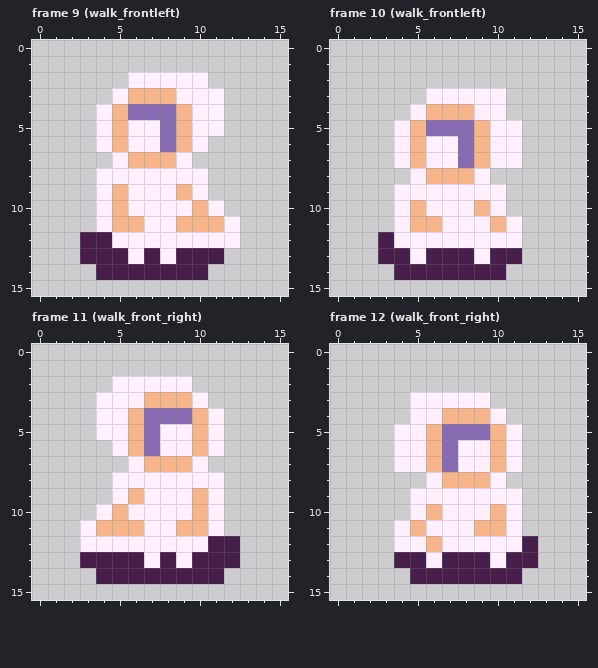
A pixel-art file gets an edit: Assets/Character_animloop.ase. The picture above is the old version.
16x16 pixels, 16 frames. Shown: frame 9 (walk_frontleft), frame 10 (walk_frontleft), frame 11 (walk_front_right), frame 12 (walk_front_right). The commit also changed other frames, which this record leaves out.
After the commit:
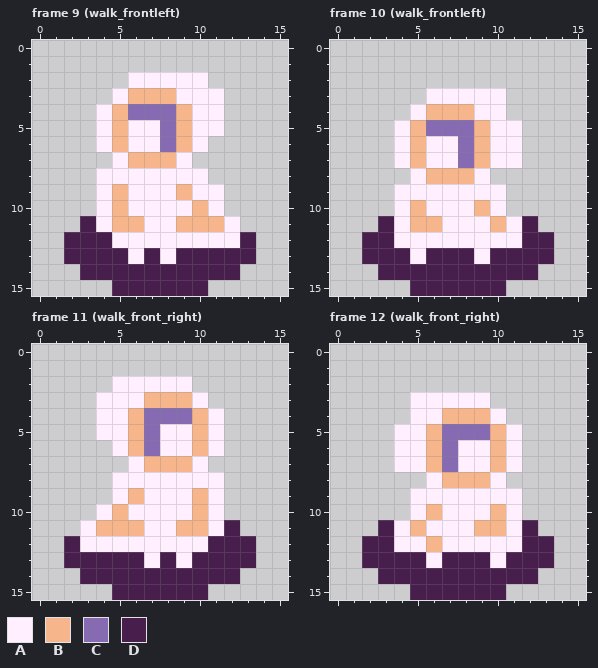
Palette (. is transparent): A #ffefff  B #f7b58c  C #876bb2  D #471e4c
Difference:
--- frame 9 (walk_frontleft)
@@ x 0..15 @@
  8 ....AAAAAAA.....
- 9 ....ABAAABA.....
+ 9 ....ABAAABAA....
 10 ....ABAAAABA....
-11 ....ABBAABBBA...
-12 ...DDAAAAAAAA...
-13 ...DDDADADDD....
-14 ....DDDDDDD.....
-15 ................
+11 ...DABBAABBBA...
+12 ..DDDAAAAAAAAD..
+13 ..DDDDADADDDDD..
+14 ...DDDDDDDDDD...
+15 .....DDDDDD.....
--- frame 10 (walk_frontleft)
@@ x 0..15 @@
 10 ....ABAAABA.....
-11 ....ABBAAABA....
-12 ...DAAAAAAAA....
-13 ...DDADDDADD....
-14 ....DDDDDDD.....
-15 ................
+11 ...DABBAAABAD...
+12 ..DDAAAAAAAADD..
+13 ..DDDADDDADDDD..
+14 ...DDDDDDDDDD...
+15 .....DDDDDD.....
--- frame 11 (walk_front_right)
@@ x 0..15 @@
 10 ....ABAAAABA....
-11 ...ABBBAABBA....
-12 ...AAAAAAAADD...
-13 ...DDDDADADDD...
-14 ....DDDDDDDD....
-15 ................
+11 ...ABBBAABBAD...
+12 ..DAAAAAAAADDD..
+13 ..DDDDDADADDDD..
+14 ...DDDDDDDDDD...
+15 .....DDDDDD.....
--- frame 12 (walk_front_right)
@@ x 0..15 @@
 10 .....ABAAABA....
-11 ....ABAAABBA....
-12 ....AABAAAAAD...
-13 ....DDADDDADD...
-14 .....DDDDDDD....
-15 ................
+11 ...DABAAABBAD...
+12 ..DDAABAAAAADD..
+13 ..DDDDADDDADDD..
+14 ...DDDDDDDDDD...
+15 .....DDDDDD.....
Pixel boxes of the changes (left, top, right, bottom) in both pictures:
added: (64, 184, 256, 296)
added: (362, 216, 554, 296)
added: (64, 520, 256, 600)
added: (362, 520, 554, 600)
